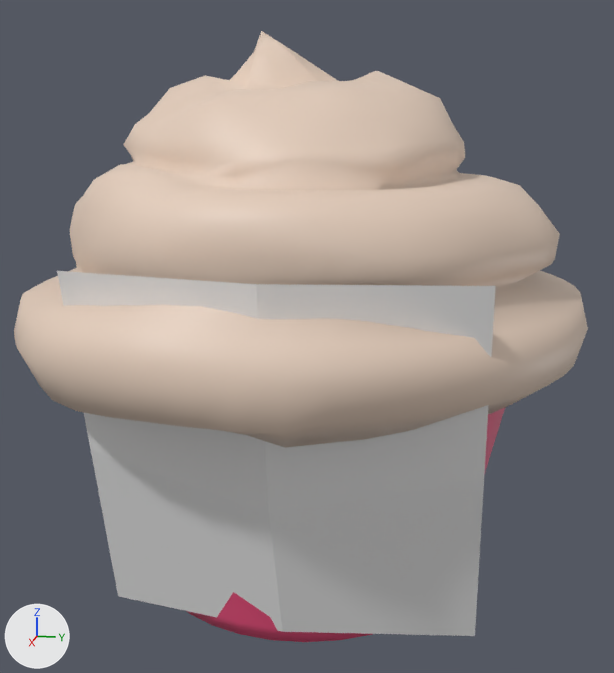
The Blender file Assets/Models/Cupcake/actor.blend as it was, and as the next commit left it.
The view is the same before and after, from a camera (50 mm lens) standing at (20.43, 4.16, 11.03) and looking at (0.14, 0.1, 5.95). Every picture has the same lights, and +X, +Y and +Z are marked at lower left.

Names of what the first picture shows: 'Cream', 'Face_1'.
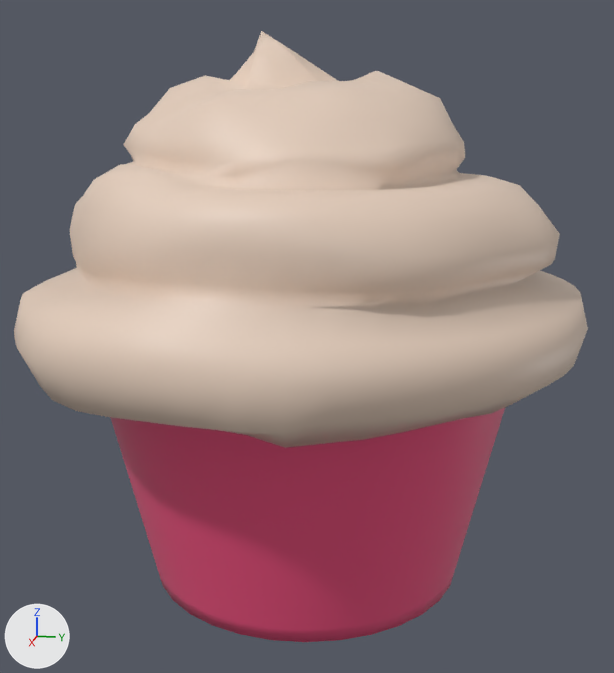
What differs and where, as boxes (x1, y1, x2, y2) in the pictures (614 x 673 px):
'Face_1', hidden: before (57, 271, 496, 636)

Edits to the bpy script that builds the scene:
```text
Change ob_face_1:
    add ob_face_1.hide_set(True)
```
